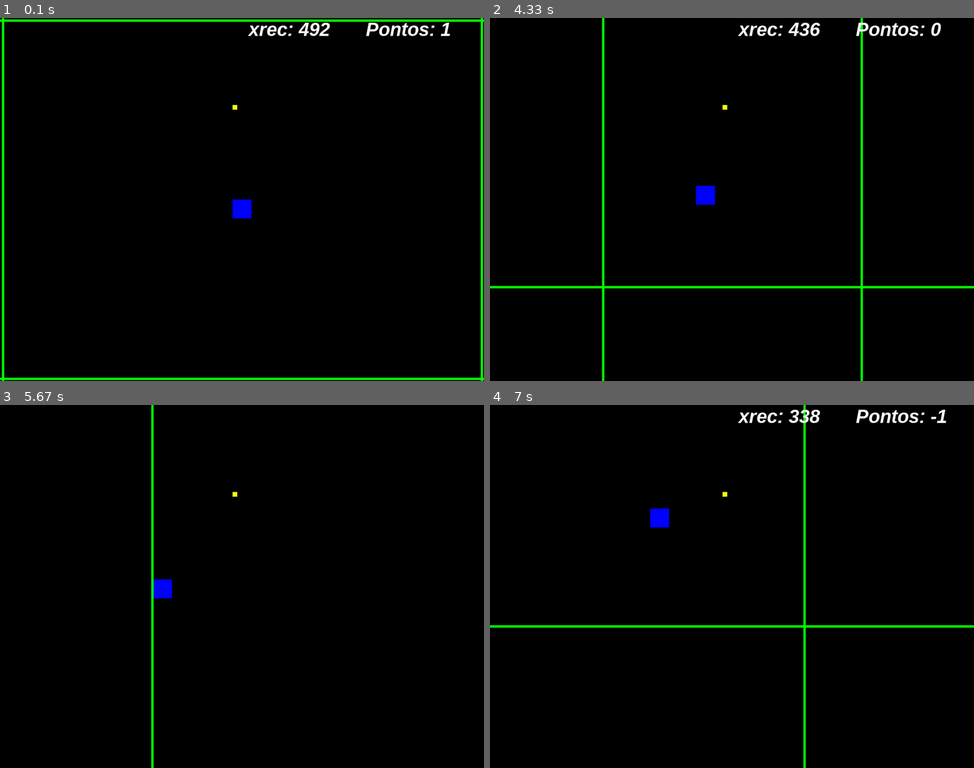
Above: before the commit, frames 1-4 (two rows, left to right).
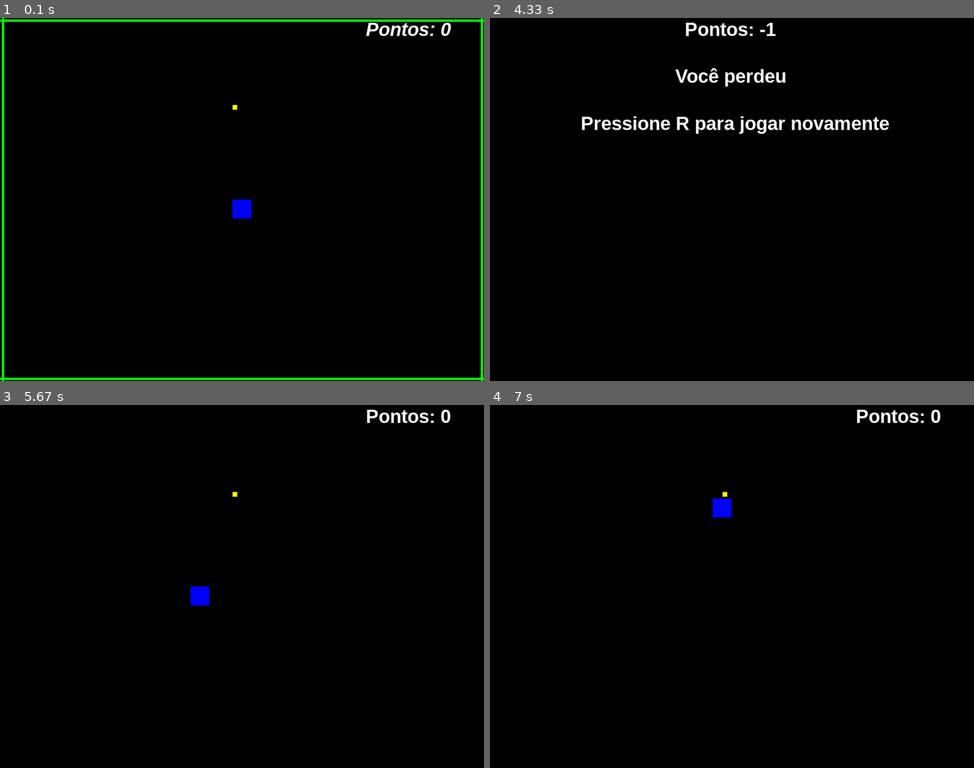
Above: after the commit, the same moments.

Repository: lucastoll/DodgeSquare-Pygame
Game: pygame game, started from DodgeSquare.py
Same seed, same stepped clock (60 frames per second), same inputs: the game is played once before the commit and once after it.
Inputs:
- Up to frame 1 (0.1 s): no input
- Up to frame 2 (4.33 s): hold Right 0.33-0.8 s; hold Up 0.83-1.13 s; hold W 0.83-1.13 s; hold Right 1.17-1.63 s; hold D 1.17-1.63 s; hold Left 1.67-2.2 s; hold A 1.67-2.2 s; hold Down 2.23-2.53 s; hold S 2.23-2.53 s; hold Left 2.57-2.97 s; hold A 2.57-2.97 s; hold Up 3-3.37 s; hold W 3-3.37 s; hold Down from 4.07 s (still down); hold S from 4.07 s (still down)
- Up to frame 3 (5.67 s): release Down at 4.43 s; release S at 4.43 s; hold R 4.47-4.93 s; hold A 4.47-4.93 s; hold Left 4.97-5.43 s; hold A 4.97-5.43 s; hold Right from 5.47 s (still down); hold D from 5.47 s (still down)
- Up to frame 4 (7 s): release Right at 5.93 s; release D at 5.93 s; hold Up 5.97-6.27 s; hold W 5.97-6.27 s; hold Right 6.3-6.77 s; hold D 6.3-6.77 s; hold Left from 6.8 s (still down); hold A from 6.8 s (still down)

The runs differ from the first frame. In frame 1, 0.4% of the frame differs, in the area x 51-94%, y 1-6%; in frame 2, 4.5%, in the area x 0-100%, y 0-100%; in frame 3, 1.3%; in frame 4, 2.3%.

Commit message:
Mensagem pos gameover

Diff:
--- a/DodgeSquare.py
+++ b/DodgeSquare.py
@@ -3,7 +3,32 @@
 from sys import exit
 from time import sleep
 from random import randint
-controle =1
+
+#Funções
+def colisao(): #Função colisão player x linhas
+    global pontos
+    damage_sound.play()
+    sleep(1)
+    pontos -= 1
+
+def reiniciar(): #Função para reiniciar o jogo
+    global xlinha, xlinha2, ylinha, timer, Vylinha, Vylinha2, xrec, yrec, xpontos, ypontos, dead, pontos
+    pygame.mixer.music.play(-1)
+    pontos = 0
+    xlinha = -1
+    xlinha2 = 1023
+    ylinha = 0
+    timer = 0
+    Vylinha = 1
+    Vylinha2 = altura
+    xrec = 492
+    yrec = 384
+    xpontos = 492  # Um pouco acima do player para ele entender como funciona
+    ypontos = 184
+    dead = False
+
+pontos = 0 #Precisa ser declarado depois da função.
+win = 0 #Controle mensagem pos gameover
 
 #Dimensões tela
 largura = 1024  # Eixo X
@@ -16,12 +41,12 @@
 clock = pygame.time.Clock()  # Iniciliazar FPS
 tela = pygame.display.set_mode((largura, altura))  # Criação da Janela do game
 pygame.display.set_caption('Jogo')  # Nome da janela do jogo
-timer=6000 #Contador de tempo do jogo
-
-#Sons
+timer=8000 #Contador de tempo do jogo
+
+# Sons
 pygame.mixer.music.set_volume(0.2)
 pygame.mixer.music.load('xDeviruchi - Minigame .mp3') #Background music
-pygame.mixer.music.play(-1)
+pygame.mixer.music.play(-1)#musica principal play forever
 
 damage_sound = pygame.mixer.Sound('smas_damage.wav')
 heartup_sound = pygame.mixer.Sound('smas_heart.wav')
@@ -42,14 +67,17 @@
 #Controle retângulo pontuação.ds
 xpontos = 492 #Um pouco acima do player para ele entender como funciona
 ypontos = 184
-pontos = 1
-
+
+velocidade = 300
 while True:
-    clock.tick(300)  # FPS
-    mensagem = f'Pontos: {pontos}' #Pontuação mensagem
+    clock.tick(velocidade)  #FPS
+    timer += 1 #Variavel contadora, usada para controlar o programa todo
+    #Texto pontos
+    mensagem = 'Pontos: {}'.format(pontos) #Pontuação mensagem
     texto_formatado = fonte.render(mensagem, True, (255, 255, 255)) #Renderizar o texto
-
-    for event in pygame.event.get():  # Loop verficação de ação, para fechar o programa quando pedido.
+    tela.blit(texto_formatado, (largura - 250, 1))
+    #Verificação ações
+    for event in pygame.event.get():  # Loop verficação de ação, neccesário para verificar o contato com o teclado e se o usuario quer fechar o programa.
         if event.type == QUIT:
             pygame.quit()
             exit()
@@ -62,11 +90,46 @@
                 yrec += 150
             if event.key == K_RIGHT:
                 xrec += 150
-
-    pygame.display.update()  # Comando necessário pro jogo rodar, se não usar isso ele só roda um frame
-    tela.fill((0, 0, 0))  # Se não colocar isso os objetos se movem porém o rastro fica todo pintado.
-    timer += 1
-
+    #Gameover
+    if pontos < 0:
+        pygame.mixer.music.fadeout(500)  #para a música depois de um tempinho
+        tela.fill((0, 0, 0))
+        fonte = pygame.font.SysFont('arial', 40, True)  # Inicializar fonte
+        mensagem_loss = 'Você perdeu'
+        mensagem_loss2 = 'Pressione R para jogar novamente'
+        mensagem_win  = 'Você ganhou'
+        mensagem_win2 = 'Recompensa = +2 QI'
+        mensagem_win3 = 'Pressione R para jogar novamente'
+
+        texto_formatado = fonte.render(mensagem, True, (255, 255, 255))  # Renderizar o texto
+        tela.blit(texto_formatado, (largura / 2 - 100, 1))
+        texto_loss = fonte.render(mensagem_loss, True, (255, 255, 255)) #Texto dividido em partes pois o \n não funciona aqui.
+        texto_loss2 = fonte.render(mensagem_loss2, True, (255, 255, 255))
+        texto_win = fonte.render(mensagem_win, True, (255, 255, 255))
+        texto_win2 = fonte.render(mensagem_win2, True, (255, 255, 255))
+        texto_win3 = fonte.render(mensagem_win3, True, (255, 255, 255))
+        if win == 1:
+            win_sound.play()
+            tela.blit(texto_win, (largura/2 - 130, 100))
+            tela.blit(texto_win2, (largura/2 - 200, 200))
+            tela.blit(texto_win3, (largura/2 - 320, 300))
+        else:
+            gameover_sound.play()
+            tela.blit(texto_loss, (largura / 2 - 120, 100))
+            tela.blit(texto_loss2, (largura / 2 - 320, 200))
+        dead = True
+        while dead: #while dead == True
+            for event in pygame.event.get():  # Loop verficação de ação, para fechar o programa quando pedido.
+                if event.type == QUIT:
+                    pygame.quit()
+                    exit()
+                if event.type == KEYDOWN:
+                    if event.key == K_r:
+                        reiniciar()
+            pygame.display.update() #Atualiza o display com os textos novos
+    #fim gameover
+    pygame.display.update()  #Comando necessário pro jogo rodar, se não usar isso ele só roda um frame
+    tela.fill((0, 0, 0))  #Se não colocar isso os objetos se movem porém o rastro fica todo pintado.
     # OBJETOS NA TELA
     player = pygame.draw.rect(tela, (0, 0, 255), (xrec, yrec, 40, 40))  # TELA (RGB) (X, Y, LARGURA, ALTURA)
     ponto = pygame.draw.rect(tela, (250, 253, 15), (xpontos, ypontos, 10, 10))
@@ -77,9 +140,7 @@
         linha1 = pygame.draw.rect(tela, (0, 255, 0), (xlinha, ylinha, 5, altura))
         xlinha+=0.6
         if player.colliderect(linha1):
-            damage_sound.play()
-            sleep(1)
-            pontos -= 1
+            colisao()
             xlinha=-500
         if xlinha >= largura:  # Linha volta ao começo da tela quando chega ao limite (largura)
             xlinha = 0
@@ -88,48 +149,40 @@
         linha2 = pygame.draw.rect(tela, (0, 255, 0), (xlinha2, ylinha, 5, altura))
         xlinha2-=0.6
         if player.colliderect(linha2):
-            damage_sound.play()
-            sleep(1)
-            pontos -= 1
+            colisao()
             xlinha2=1500
         if xlinha2 <= 0:  # Linha volta ao começo da tela quando chega ao limite (largura)
             xlinha2 = 1023
     # #Linha cima para baixo
     if timer > 4000:
-        linhuda = pygame.draw.line(tela, (0, 255, 0), [0, Vylinha], [1024, Vylinha], 5)
+        pygame.draw.line(tela, (0, 255, 0), [0, Vylinha], [1024, Vylinha], 5)
         Vylinha += 0.5
         for c in range(0, 21):
             if Vylinha - c == yrec:
-                damage_sound.play()
-                sleep(1)
-                pontos -= 1
+                colisao()
                 Vylinha = -500
         for c in range(0, 4):
             if Vylinha + c == yrec:
-                damage_sound.play()
-                sleep(1)
-                pontos -= 1
+                colisao()
                 Vylinha = -500
         if Vylinha >= altura:  # Linha volta ao começo da tela quando chega ao limite (largura)
             Vylinha = 0
     #Linha baixo para cima
     if timer > 6000:
-        linhuda2 = pygame.draw.line(tela, (0, 255, 0), [0, Vylinha2], [1024, Vylinha2], 5)
+        pygame.draw.line(tela, (0, 255, 0), [0, Vylinha2], [1024, Vylinha2], 5)
         Vylinha2 -= 0.5
         for s in range(0, 35):
             if Vylinha2 - s == yrec:
-                damage_sound.play()
-                sleep(1)
-                pontos -= 1
+                colisao()
                 Vylinha2 = 1000
         for s in range(0, 4):
             if Vylinha2 + s == yrec:
-                damage_sound.play()
-                sleep(1)
-                pontos -= 1
+                colisao()
                 Vylinha2 = 1000
         if Vylinha2 <= 0:  # Linha volta ao começo da tela quando chega ao limite (largura)
             Vylinha2 = 1000
+    if timer > 8000:
+        velocidade = 400
 
     #Colisão player x ponto
     if player.colliderect(ponto):
@@ -156,7 +209,6 @@
     if yrec >= altura:  # 768
         yrec = 0
     # printar texto
-    tela.blit(texto_formatado, (largura - 250, 1))
-    mensagem2 = f'xrec: {xrec}' #Pontuação mensagem
-    texto_formatado2 = fonte.render(mensagem2, True, (255, 255, 255)) #Renderizar o texto
-    tela.blit(texto_formatado2, (largura - 500, 1))
+    # mensagem2 = f'xrec: {xrec}' #Pontuação mensagem
+    # texto_formatado2 = fonte.render(mensagem2, True, (255, 255, 255)) #Renderizar o texto
+    # tela.blit(texto_formatado2, (largura - 500, 1))
